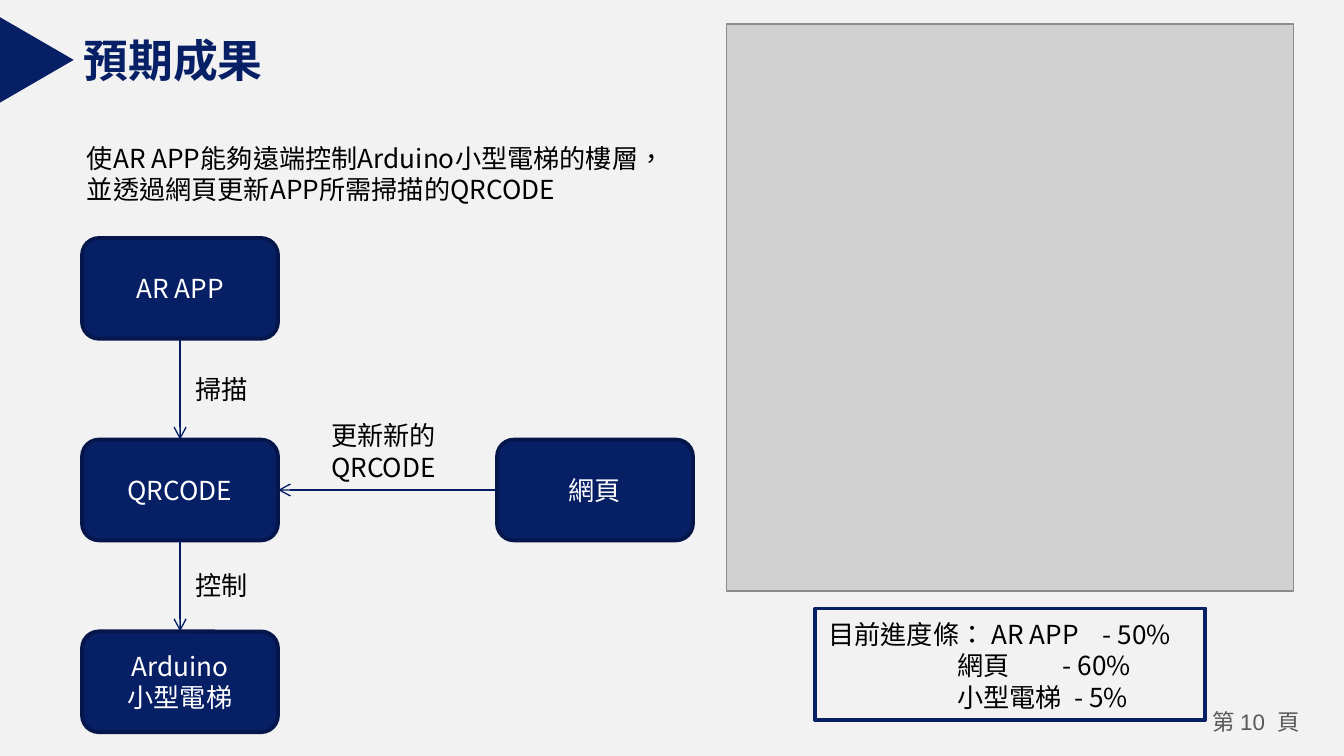
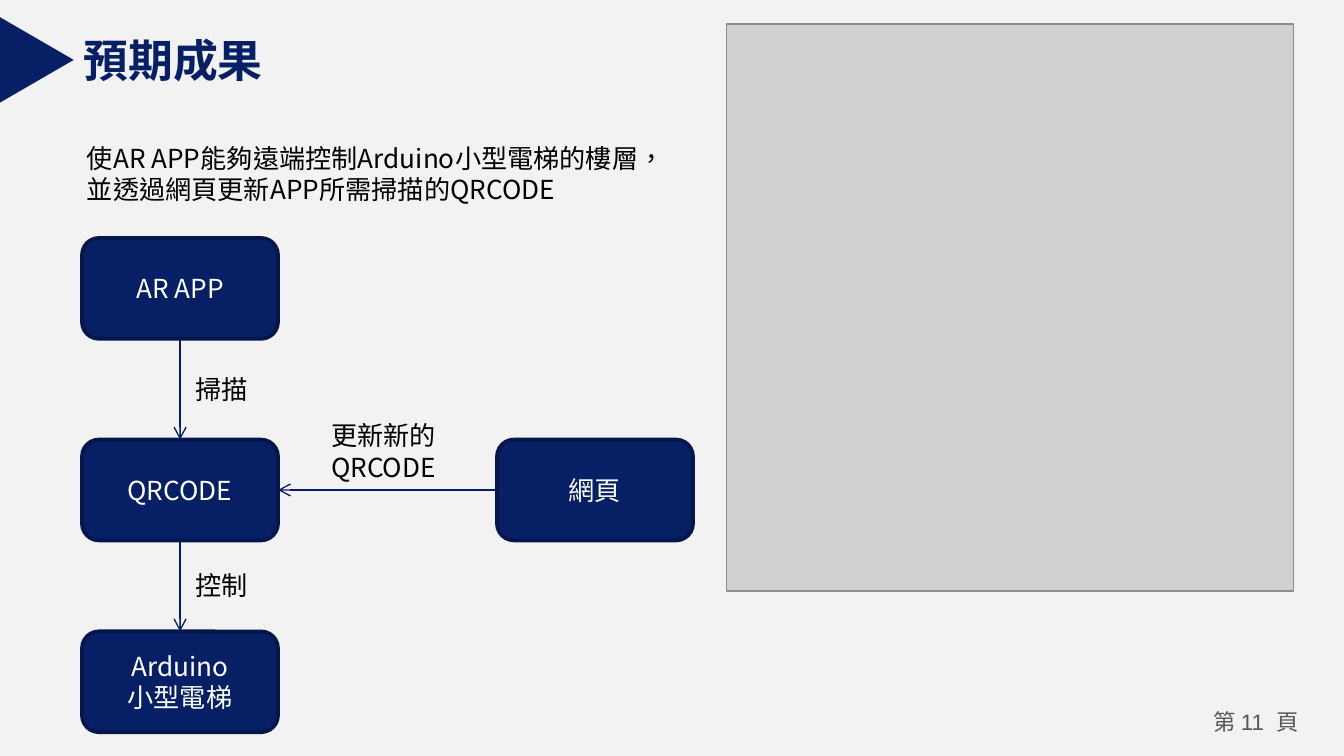
Before and after one commit to Johnnychang889/ARelevator, a slide deck: slide 11 of A16專題期末報告.pptx (slide 10 before the commit). Drawn at 1344x756 pixels with LibreOffice and Linux fonts; fonts in the diff are those of the drawing; grey boxes stand for pictures. Boxes give left, top, right and bottom in pixels: in the first picture for what was removed or moved away, otherwise in the second. Text is boxed around its words. In the diff, an @@ line names an element or a change of style, - is before the commit and + after.

```diff
--- a/A16專題期末報告.pptx
+++ b/A16專題期末報告.pptx
@@ rectangle removed at [816, 609, 1206, 720] @@
@@ text removed at [828, 622, 1170, 709] @@
-目前進度條： AR APP - 50%
-網頁 - 60%
-小型電梯 - 5%
@@ page number at [1214, 711, 1299, 732]: text changed @@
-第 10 頁
+第 11 頁
```
Also in this commit, not shown: 1 slide added, 1 other file.
